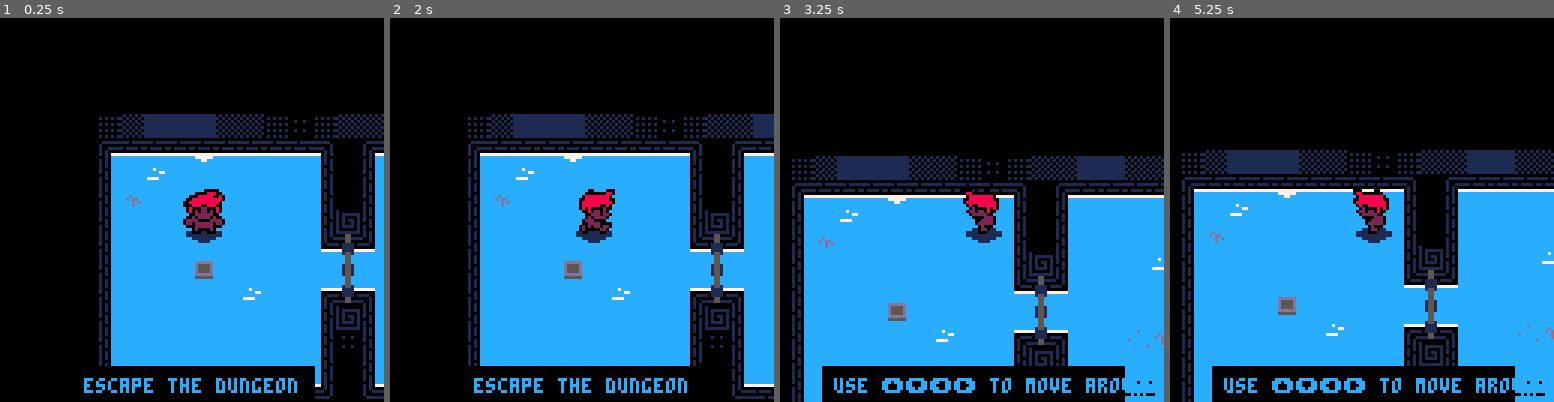
Above: before the commit, frames 1-4 (left to right).
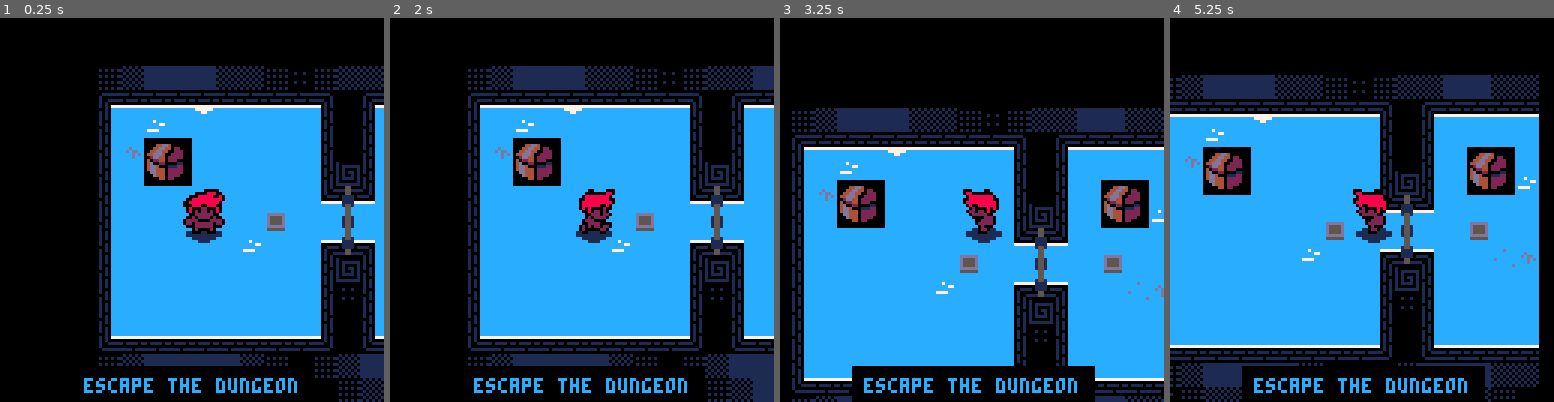
Above: after the commit, the same moments.

Repository: Kiyotoko/gamejam
Game: PICO-8 cartridge game.p8
Two runs of this game, one before a commit and one after it. Both use one fixed random seed, a clock stepped at 60 frames per second and the inputs below.
Inputs:
- Up to frame 1 (0.25 s): no input
- Up to frame 2 (2 s): tap X (X key) at 0.33, 1.07, 1.85 s; tap O (Z key) at 0.7, 1.7 s; hold Right from 1.6 s (still down)
- Up to frame 3 (3.25 s): release Right at 2.1 s; tap O (Z key) at 2.1, 2.5, 2.9 s; hold Up 2.15-2.42 s; hold Right 2.47-3.03 s; tap X (X key) at 2.97 s; hold Left from 3.08 s (still down)
- Up to frame 4 (5.25 s): tap O (Z key) every 0.4 s from 3.3 to 4.9 s; release Left at 3.58 s; hold Down 3.63-3.97 s; hold Right 4.02-4.68 s; tap X (X key) at 4.08, 5.2 s; hold Up 4.73-5.03 s; hold Left from 5.08 s (still down)

The runs differ from the first frame. In frame 1, 23% of the frame differs, in the area x 25-100%, y 12-100%; in frame 2, 25%; in frame 3, 26%; in frame 4, 42%, in the area x 0-100%, y 14-100%.

Commit message:
Update map

Diff:
--- a/doors.lua
+++ b/doors.lua
@@ -3,8 +3,8 @@
 -- the doors on the map
 doors = {
 	[0] = {x=10,y=5,w=1,h=3},
-	[1] = {x=21,y=3,w=1,h=7},
-	[2] = {x=25,y=3,w=1,h=7}
+	[1] = {x=19,y=4,w=1,h=5},
+	[2] = {x=23,y=4,w=1,h=5}
 }
 
 door_switch = 32
--- a/game.p8
+++ b/game.p8
@@ -142,17 +142,17 @@
 66600666666006666600066666666666600000666660000660000006660066060000000000000000000000000000000000000000000000000000000000000000
 __gff__
 0000000000000000000000000000000000000000000000000000000000000000000000000000000000000000000000000000000000000000000000000000000000000000000000000000000001000000000000000000000000000000000000000000000000000000000000000000000000000000000000000000000000020000
-0100000000000000000000000000000001010000000100000000000000000000000000000000000000000000000000000000000000000000000000000000000001000101010100010101010101010101010101010101010001000000000000000000000000000000000000000000000000000000000000000000000000000000
+0100000000000000000000000000000001010000000100000000000000000000000000000000000000000000000000000000000000000000000000000000000001010101010101010101010101010101010101010101010101010101010101010000000000000000000000000000000000000000000000000000000000000000
 __map__
 8f8e8d8d8d8e8e8f9f8f8e8e8d8d8e8e8f000000000000000000000000000000000000000000000000000000000000000000000000000000000000000000000000000000000000000000000000000000000000000000000000000000000000000000000000000000000000000000000000000000000000000000000000000000
 828383839383838383849b828383838384000000000000000000000000000000000000000000000000000000000000000000000000000000000000000000000000000000000000000000000000000000000000000000000000000000000000000000000000000000000000000000000000000000000000000000000000000000
-818095808080808080859b818080808085000000000000000000000000000000000000000000000000000000000000000000000000000000000000000000000000000000000000000000000000000000000000000000000000000000000000000000000000000000000000000000000000000000000000000000000000000000
-819180808080808080859b818080808085000000009090909000000000000000000000000000000000000000000000000000000000000000000000000000000000000000000000000000000000000000000000000000000000000000000000000000000000000000000000000000000000000000000000000000000000000000
-818080808080808080859e818080809585909090909090909000000000000000000000000000000000000000000000000000000000000000000000000000000000000000000000000000000000000000000000000000000000000000000000000000000000000000000000000000000000000000000000000000000000000000
-81808080808080808089a38a8080808085909090909090909000000000000000000000000000000000000000000000000000000000000000000000000000000000000000000000000000000000000000000000000000000000000000000000000000000000000000000000000000000000000000000000000000000000000000
-81808080c08080808080a0808080808085909090909090909000000000000000000000000000000000000000000000000000000000000000000000000000000000000000000000000000000000000000000000000000000000000000000000000000000000000000000000000000000000000000000000000000000000000000
-8180808080809580808ba78c8080909185900000009090909000000000000000000000000000000000000000000000000000000000000000000000000000000000000000000000000000000000000000000000000000000000000000000000000000000000000000000000000000000000000000000000000000000000000000
-818080808080808080859e818080808085000000000000000000000000000000000000000000000000000000000000000000000000000000000000000000000000000000000000000000000000000000000000000000000000000000000000000000000000000000000000000000000000000000000000000000000000000000
+818095808080808080859b818080808085000000009c9c000000000000000000000000000000000000000000000000000000000000000000000000000000000000000000000000000000000000000000000000000000000000000000000000000000000000000000000000000000000000000000000000000000000000000000
+81914a4b8080808080859b81804a4b8085009c009c9c9c9c9c9c000000000000000000000000000000000000000000000000000000000000000000000000000000000000000000000000000000000000000000000000000000000000000000000000000000000000000000000000000000000000000000000000000000000000
+81805a5b8080808080859e81805a5b95898383a3838383a38300000000000000000000000000000000000000000000000000000000000000000000000000000000000000000000000000000000000000000000000000000000000000000000000000000000000000000000000000000000000000000000000000000000000000
+81808080808080808089a38a80808080808080a0808080a08000000000000000000000000000000000000000000000000000000000000000000000000000000000000000000000000000000000000000000000000000000000000000000000000000000000000000000000000000000000000000000000000000000000000000
+81808080808080c08080a08080c0808080c180a080c280a0809c000000000000000000000000000000000000000000000000000000000000000000000000000000000000000000000000000000000000000000000000000000000000000000000000000000000000000000000000000000000000000000000000000000000000
+8180808080809580808ba78c80809091808080a0808080a08000000000000000000000000000000000000000000000000000000000000000000000000000000000000000000000000000000000000000000000000000000000000000000000000000000000000000000000000000000000000000000000000000000000000000
+818080808080808080859e81808080808b8787a7878787a78700000000000000000000000000000000000000000000000000000000000000000000000000000000000000000000000000000000000000000000000000000000000000000000000000000000000000000000000000000000000000000000000000000000000000
 818080808080808080859f818080808085000000000000000000000000000000000000000000000000000000000000000000000000000000000000000000000000000000000000000000000000000000000000000000000000000000000000000000000000000000000000000000000000000000000000000000000000000000
 8180808080808080808500818080808085000000000000000000000000000000000000000000000000000000000000000000000000000000000000000000000000000000000000000000000000000000000000000000000000000000000000000000000000000000000000000000000000000000000000000000000000000000
 8687878787878787878800868787878788000000000000000000000000000000000000000000000000000000000000000000000000000000000000000000000000000000000000000000000000000000000000000000000000000000000000000000000000000000000000000000000000000000000000000000000000000000
--- a/items.lua
+++ b/items.lua
@@ -35,7 +35,8 @@
 -- list of chests that can be still looted.
 -- a chest is removed from the list after looting.
 chests = {
-	[0] = {x=2, y=3, closed=true, drops=gold}
+	[0] = {x=2, y=3, closed=true, drops=gold},
+	[1] = {x=13, y=3, closed=true, drops=emerald}
 }
 
 chest_flip = 32
--- a/main.lua
+++ b/main.lua
@@ -5,7 +5,7 @@
 -- the player data
 player = {
 	x=-32, -- x position on the map in pixels
-	y=-32, -- y position on the map in pixels
+	y=-16, -- y position on the map in pixels
 	offset = 4, -- value you have to add to plr.x and plr.y to get players center
 	animation = { -- the animation
 		x=0,
@@ -49,7 +49,7 @@
 
 	-- counter for the info messages
 	counter = counter + 1
-	if counter > 80 then
+	if counter > 15 then
 		deli(message, 1)
 		counter = 0
 	end
--- a/utility.lua
+++ b/utility.lua
@@ -6,9 +6,8 @@
 	info = 140
 }
 
-message = {}
+messages = {}
 counter = 0
-level = loglevel.fine
 
 ---calculates a sprite position in pixles
 ---@param value integer the sprite position
@@ -74,27 +73,25 @@
 end
 
 function show_message()
-	local msg = message[1]
+	local msg = messages[1].message
+	local lvl = messages[1].level
 	if msg ~= nil then
 		rectfill(60-#msg*2,116,68+#msg*2,128, 0)
 		color(0)
 		print(msg, 64-#msg*2, 121)
-		color(level)
+		color(lvl)
 		print(msg, 64-#msg*2, 120)
 	end
 end
 
 function warn(msg)
-	level = loglevel.warn
-	add(message, msg)
+	add(messages, {level=loglevel.warn, message=msg})
 end
 
 function info(msg)
-	level = loglevel.info
-	add(message, msg)
+	add(messages, {level=loglevel.info, message=msg})
 end
 
 function fine(msg)
-	level = loglevel.fine
-	add(message, msg)
+	add(messages, {level=loglevel.fine, message=msg})
 end
